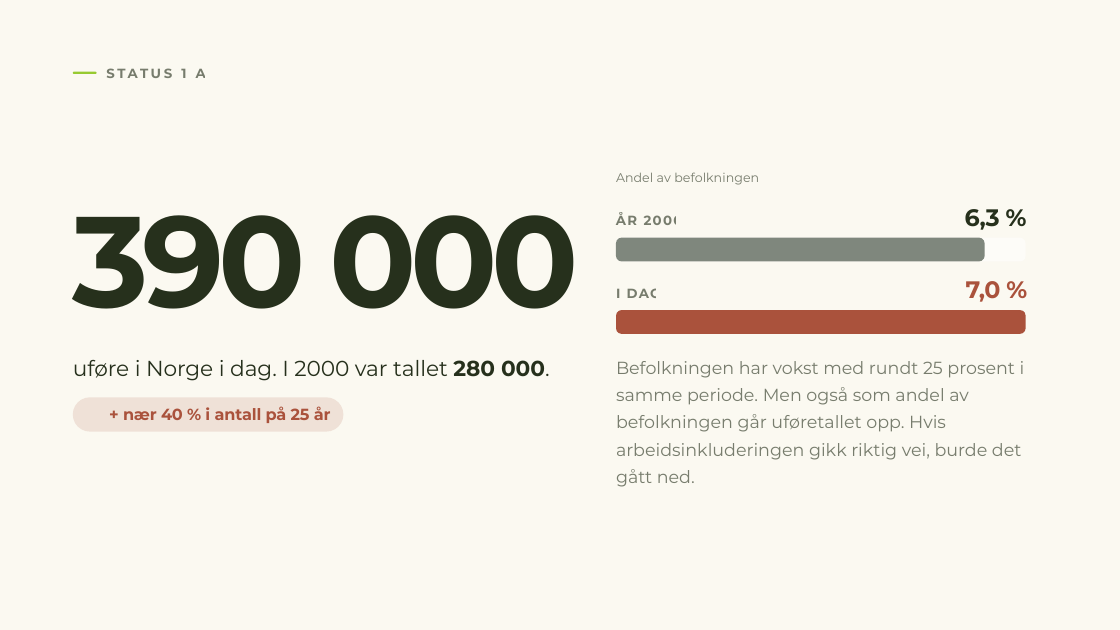
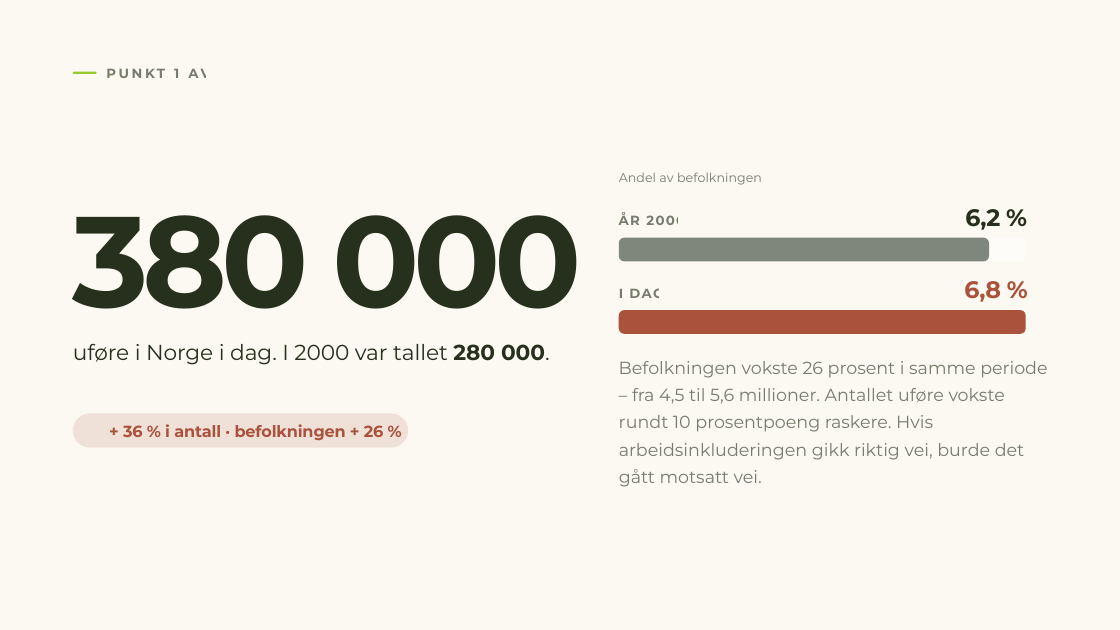
Before and after one commit to MarcusEvensen-Org/iarbeid-riketstilstand, a slide deck: slide 5 of Rikets tilstand 2026.pptx. Drawn at 1120x630 pixels with LibreOffice and Linux fonts; fonts in the diff are those of the drawing; background and template pictures are left out. Boxes give left, top, right and bottom in pixels: in the first picture for what was removed or moved away, otherwise in the second. Text is boxed around its words. In the diff, an @@ line names an element or a change of style, - is before the commit and + after.

```diff
--- a/Rikets tilstand 2026.pptx
+++ b/Rikets tilstand 2026.pptx
@@ text at <box>174,69,210,78</box>: text changed @@
-STATUS 1 AV 7
+PUNKT 1 AV 10
@@ text at <box>965,209,1000,230</box>: text changed @@
-6,3 %
+6,2 %
@@ text at <box>73,215,582,309</box>: text changed @@
-390 000
+380 000
@@ rounded rectangle: place and size @@
-rounded rectangle at <box>616,238,985,261</box>
+rounded rectangle at <box>619,238,990,261</box>
@@ text at <box>964,281,1001,302</box>: text changed @@
-7,0 %
+6,8 %
@@ text "uføre i Norge i dag. ...": place and size @@
-text "uføre i Norge i dag. ..." at <box>73,360,550,381</box>
+text "uføre i Norge i dag. ..." at <box>73,344,550,365</box>
@@ text at <box>619,361,1047,378</box>: text changed @@
-Befolkningen har vokst med rundt 25 prosent i
+Befolkningen vokste 26 prosent i samme periode
@@ text at <box>632,388,1005,404</box>: text changed @@
-samme periode. Men også som andel av
+– fra 4,5 til 5,6 millioner. Antallet uføre vokste
@@ rounded rectangle: place and size @@
-rounded rectangle at <box>73,397,344,432</box>
+rounded rectangle at <box>73,413,408,448</box>
@@ text at <box>619,415,933,432</box>: text changed @@
-befolkningen går uføretallet opp. Hvis
+rundt 10 prosentpoeng raskere. Hvis
@@ text at <box>123,424,384,440</box>: text changed @@
-+ nær 40 % i antall på 25 år
++ 36 % i antall · befolkningen + 26 %
@@ text at <box>619,469,762,487</box>: text changed @@
-gått ned.
+gått motsatt vei.
```
Also in this commit, not shown: 19 other slides changed, 6 slides added, 2 slides removed, 2 other files.
